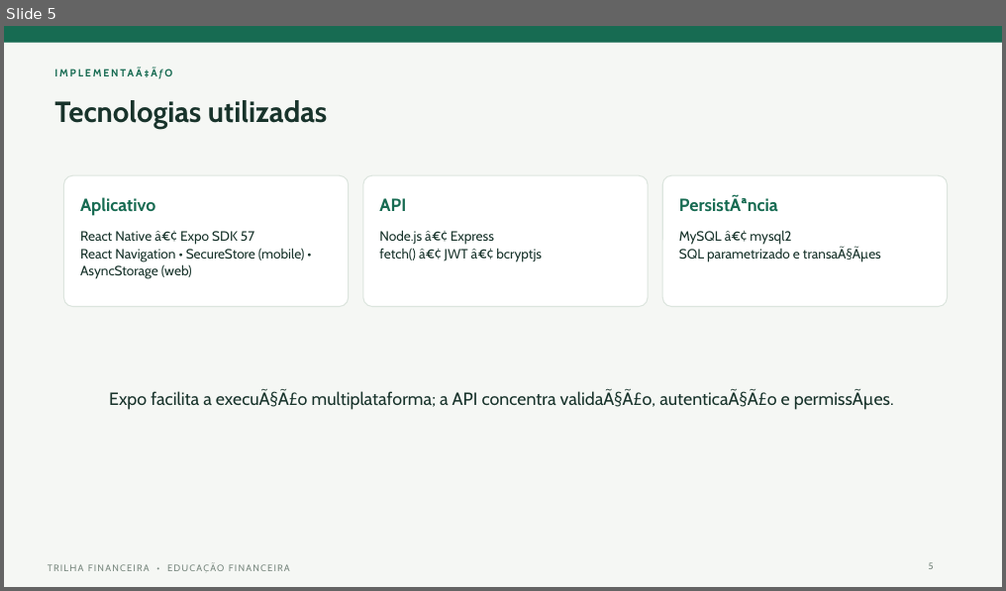
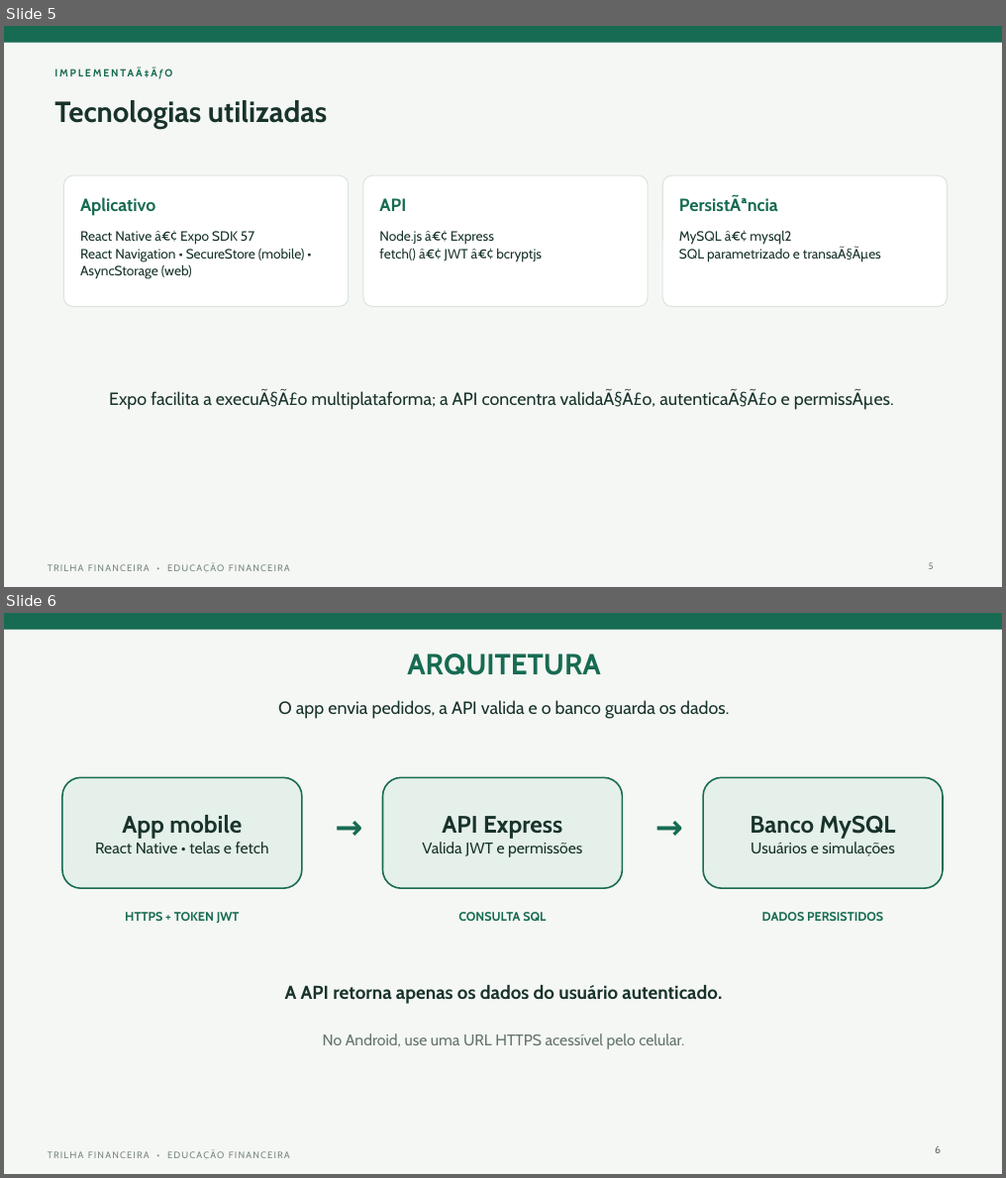
Before and after one commit to MarinaHermany/educacao_financeira, a slide deck: docs/apresentacao.pptx. Shown one above the other, each under a label of ours: slide 5 before the commit, slides 5 and 6 after it. The pictures are 1006x591 and 1006x1178 pixels, drawn with LibreOffice and Linux fonts; fonts in the diff are those of the drawing. Boxes give left, top, right and bottom in pixels: in the first picture for what was removed or moved away, otherwise in the second. Text is boxed around its words. In the diff, an @@ line names an element or a change of style, - is before the commit and + after.

```diff
--- a/docs/apresentacao.pptx
+++ b/docs/apresentacao.pptx
@@ slide 6 added at [4, 613, 1002, 1174], background #F5F7F4; not listed: 2 template elements that a slide beside it also shows @@
@@ text added at [407, 654, 600, 675], 28 pt, text #176B52, bold @@
+ARQUITETURA
@@ text added at [278, 700, 729, 719], 17 pt, text #18332B @@
+O app envia pedidos, a API valida e o banco guarda os dados.
@@ rounded rectangle added at [62, 777, 302, 888], fill #E4F0E9, outline #176B52 1.5 pt, 15 pt, text #18332B @@
+App mobile
+React Native • telas e fetch
@@ rounded rectangle added at [383, 777, 623, 888], fill #E4F0E9, outline #176B52 1.5 pt, 15 pt, text #18332B @@
+API Express
+Valida JWT e permissões
@@ rounded rectangle added at [703, 777, 943, 888], fill #E4F0E9, outline #176B52 1.5 pt, 15 pt, text #18332B @@
+Banco MySQL
+Usuários e simulações
@@ text added at [313, 804, 386, 848], 32 pt, text #176B52, bold @@
+→
@@ text added at [633, 804, 706, 848], 32 pt, text #176B52, bold @@
+→
@@ text added at [125, 912, 240, 923], 12 pt, text #176B52, bold @@
+HTTPS + TOKEN JWT
@@ text added at [458, 912, 546, 921], 12 pt, text #176B52, bold @@
+CONSULTA SQL
@@ text added at [762, 912, 883, 921], 12 pt, text #176B52, bold @@
+DADOS PERSISTIDOS
@@ text added at [285, 985, 722, 1004], 18 pt, text #18332B, bold @@
+A API retorna apenas os dados do usuário autenticado.
@@ text added at [323, 1034, 684, 1050], 15 pt, text #65756C @@
+No Android, use uma URL HTTPS acessível pelo celular.
@@ text added at [935, 1147, 941, 1154], 10 pt, text #65756C @@
+6
```
Also in this commit, not shown: 1 slide removed, 1 other file.
